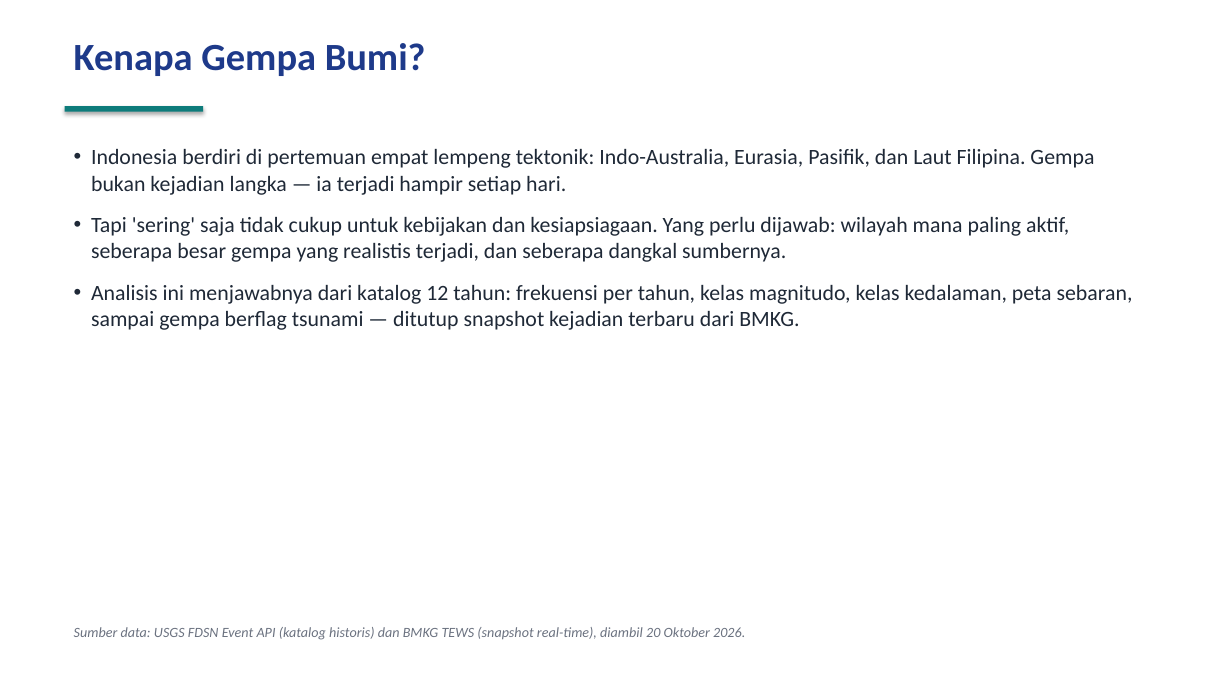
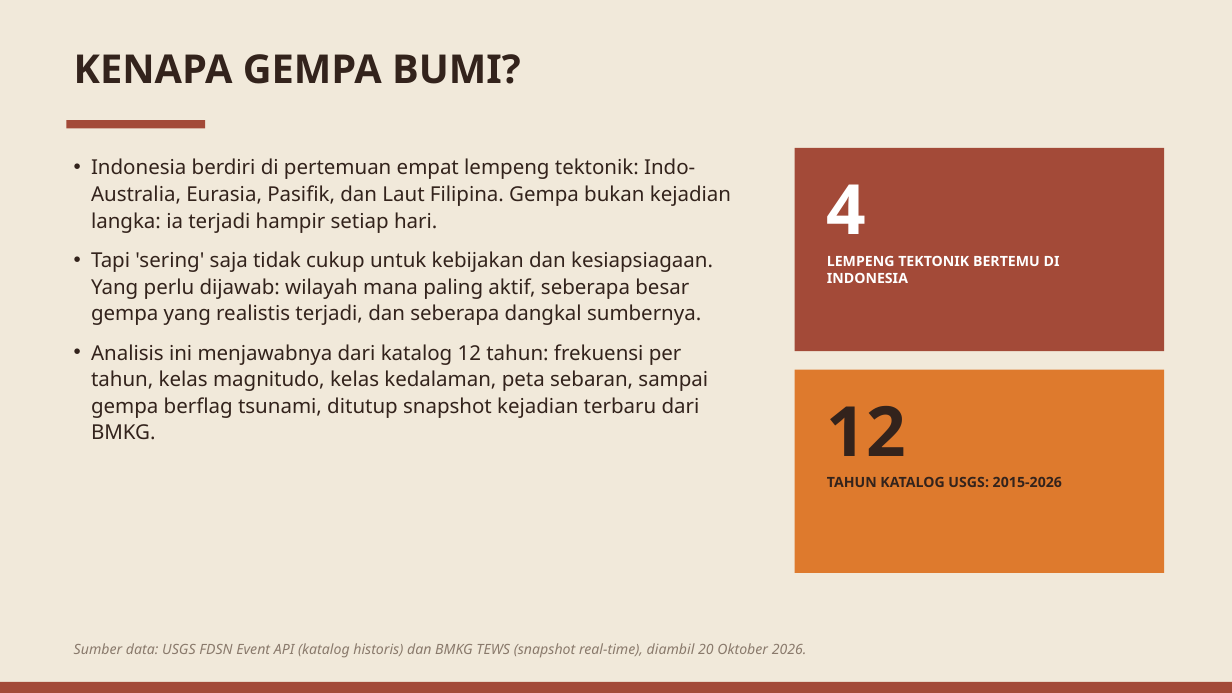
Before and after one commit to baghizash/gempa-bumi-indonesia-2026, a slide deck: slide 2 of Portofolio-Analisis-Gempa-Bumi.pptx. Drawn at 1232x693 pixels with LibreOffice and Linux fonts; fonts in the diff are those of the drawing. Boxes give left, top, right and bottom in pixels: in the first picture for what was removed or moved away, otherwise in the second. Text is boxed around its words. In the diff, an @@ line names an element or a change of style, - is before the commit and + after.

```diff
--- a/Portofolio-Analisis-Gempa-Bumi.pptx
+++ b/Portofolio-Analisis-Gempa-Bumi.pptx
@@ background #FFFFFF to #F1E9DA @@
@@ text at bbox=[74, 54, 521, 84]: text changed; size 30 to 31 pt; font Calibri to Noto Sans; text colour #1E3A8A to #33231C @@
-Kenapa Gempa Bumi?
+KENAPA GEMPA BUMI?
@@ text "Indonesia berdiri di pertemuan empat ...": place and size @@
-text "Indonesia berdiri di pertemuan empat ..." at bbox=[91, 149, 1133, 330]
+text "Indonesia berdiri di pertemuan empat ..." at bbox=[91, 158, 731, 440]
@@ rectangle: place and size @@
-rectangle at bbox=[65, 106, 203, 112]
+rectangle at bbox=[67, 120, 205, 128]
@@ rectangle at bbox=[67, 120, 205, 128]: fill #0E7C7B to #A34A38; shadow off @@
@@ rectangle added at bbox=[795, 148, 1165, 351], fill #A34A38 @@
@@ text at bbox=[91, 158, 731, 233]: text changed; size 17 to 16 pt; font Calibri to Noto Sans; text colour #1F2937 to #33231C @@
-• Indonesia berdiri di pertemuan empat lempeng tektonik: Indo-Australia, Eurasia, Pasifik, dan Laut Filipina. Gempa bukan kejadian langka — ia terjadi hampir setiap hari.
+• Indonesia berdiri di pertemuan empat lempeng tektonik: Indo-Australia, Eurasia, Pasifik, dan Laut Filipina. Gempa bukan kejadian langka: ia terjadi hampir setiap hari.
@@ text added at bbox=[827, 184, 1060, 283], 11 pt, text #FFFFFF, bold @@
+4
+LEMPENG TEKTONIK BERTEMU DI INDONESIA
@@ text at bbox=[91, 251, 713, 325]: size 17 to 16 pt, font Calibri to Noto Sans, text colour #1F2937 to #33231C in "Tapi 'sering' saja tidak cukup untuk kebijakan ..."; line spacing 1 to 1.08; less space between paragraphs @@
@@ text at bbox=[91, 344, 708, 440]: text changed; size 17 to 16 pt; font Calibri to Noto Sans; text colour #1F2937 to #33231C @@
-• Analisis ini menjawabnya dari katalog 12 tahun: frekuensi per tahun, kelas magnitudo, kelas kedalaman, peta sebaran, sampai gempa berflag tsunami — ditutup snapshot kejadian terbaru dari BMKG.
+• Analisis ini menjawabnya dari katalog 12 tahun: frekuensi per tahun, kelas magnitudo, kelas kedalaman, peta sebaran, sampai gempa berflag tsunami, ditutup snapshot kejadian terbaru dari BMKG.
@@ rectangle added at bbox=[795, 370, 1165, 573], fill #DE7A2D @@
@@ text added at bbox=[827, 406, 1062, 487], 11 pt, text #33231C, bold @@
+12
+TAHUN KATALOG USGS: 2015-2026
@@ text "Sumber data: USGS FDSN Event ...": place and size @@
-text "Sumber data: USGS FDSN Event ..." at bbox=[74, 627, 745, 640]
+text "Sumber data: USGS FDSN Event ..." at bbox=[74, 643, 807, 658]
@@ text "Sumber data: USGS FDSN Event ..." at bbox=[74, 643, 807, 658]: font Calibri to Noto Sans, text colour #6B7280 to #8A7A6C; less space between paragraphs @@
@@ rectangle added at bbox=[0, 682, 1232, 693], fill #A34A38 @@
```
Also in this commit, not shown: 9 other slides changed.
